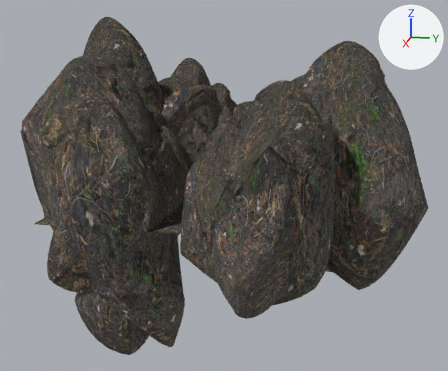
The glTF model Editor/assets/models/canyon/cave05.gltf: old version first, new version second.
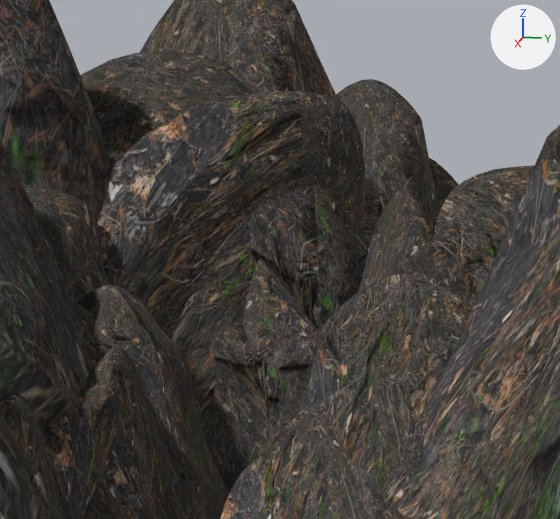
The first picture shows the older version from a 50 mm camera at (101.5, 20.6, 23.6) aimed at (0.7, 0.5, -1.6). The close-ups show both versions on the part from 31% to 58% of the width and 18% to 47% of the height of that picture; other places that the commit changed are outside them. The lights are fixed; the arrows at upper right show +X, +Y and +Z. Where no turn or scale is listed for an object, it has been applied to the vertices.

The older version as bpy lines, for what is in view:
```python
ob_rock_576 = bpy.data.objects.new('Rock.576', me_rock)
ob_rock_576.location = (10.95, -5.56, 1.02)
ob_rock_576.rotation_euler = (-3.102, 0.113, -1.132)  # degrees (-178, 6.5, -65)
ob_rock_576.scale = (8.0, 8.0, 8.0)
ob_rock_577 = bpy.data.objects.new('Rock.577', me_rock)
ob_rock_577.location = (9.73, -7.64, 0.01)
ob_rock_577.rotation_euler = (0.182, 3.095, 0.259)  # degrees (10, 177, 15)
ob_rock_577.scale = (8.42, 8.42, 8.42)
ob_rock_582 = bpy.data.objects.new('Rock.582', me_rock)
ob_rock_582.location = (-9.69, -7.51, 0.11)
ob_rock_582.rotation_euler = (-0.199, 3.002, 0.458)  # degrees (-11, 172, 26)
ob_rock_582.scale = (6.39, 6.39, 6.39)
ob_rock_583 = bpy.data.objects.new('Rock.583', me_rock)
ob_rock_583.location = (-10.65, -5.18, 0.75)
ob_rock_583.rotation_euler = (-0.0739, -2.924, -0.778)  # degrees (-4.2, -168, -45)
ob_rock_583.scale = (6.67, 6.67, 6.67)
ob_rock_590 = bpy.data.objects.new('Rock.590', me_rock)
ob_rock_590.location = (13.86, -3.77, 0.11)
ob_rock_590.rotation_euler = (-2.99, -0.0342, -1.345)  # degrees (-171, -2, -77)
ob_rock_590.scale = (4.53, 4.53, 4.53)
ob_rock_602 = bpy.data.objects.new('Rock.602', me_rock)
ob_rock_602.location = (-31.9, -5.62, 0.76)
ob_rock_602.rotation_euler = (0.08, -2.898, 0.741)  # degrees (4.6, -166, 42)
ob_rock_602.scale = (8.31, 8.31, 8.31)
ob_rock_607 = bpy.data.objects.new('Rock.607', me_rock)
ob_rock_607.location = (12.21, 8.12, 0.27)
ob_rock_607.rotation_euler = (-3.028, 0.0882, 0.408)  # degrees (-173, 5.1, 23)
ob_rock_607.scale = (11.9, 11.9, 11.9)
ob_rock_619 = bpy.data.objects.new('Rock.619', me_rock)
ob_rock_619.location = (-12.21, -8.12, 0.27)
ob_rock_619.rotation_euler = (0.113, 3.053, 0.408)  # degrees (6.5, 175, 23)
ob_rock_619.scale = (11.9, 11.9, 11.9)
ob_rock_630 = bpy.data.objects.new('Rock.630', me_rock)
ob_rock_630.location = (-25.46, -7.11, 0.98)
ob_rock_630.rotation_euler = (3.12, -0.353, 0.351)  # degrees (179, -20, 20)
ob_rock_630.scale = (11.6, 11.6, 11.6)
# also in view: 'Rock.642' at (-25.0, -11.8, 3.2); 'Rock.656' at (-9.1, -20.7, 6.4); 'Rock.919' at (0.1, 0.5, 3.8); 'Rock.615' at (16.7, -15.0, 6.5); 'Rock.2072' at (28.0, -5.5, 1.4)
```
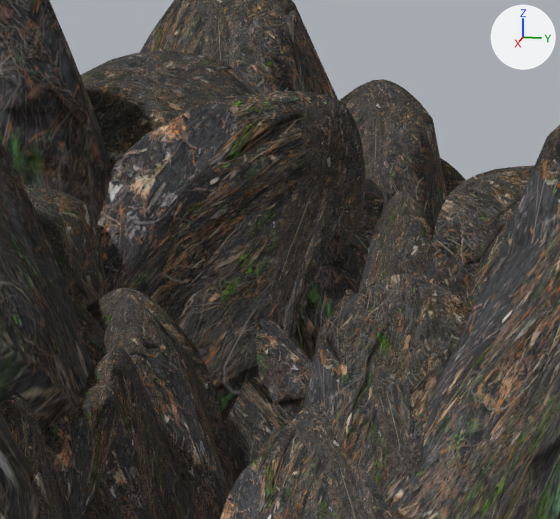
Boxes (x1, y1, x2, y2) around the edits, measured in the close-ups (560 x 519 px):
'Rock.619', moved, turned
    before: (250, 184, 362, 330)
    after: (214, 99, 360, 362)
'Rock.576', moved, turned
    before: (92, 285, 229, 514)
    after: (104, 292, 230, 519)
'Rock.630', moved
    before: (333, 79, 439, 230)
    after: (339, 79, 447, 230)
'Rock.583', moved, turned
    before: (243, 258, 319, 438)
    after: (255, 319, 312, 417)
'Rock.582', moved, turned
    before: (204, 323, 268, 471)
    after: (223, 377, 290, 469)
'Rock.577', moved, turned
    before: (77, 285, 208, 447)
    after: (86, 288, 234, 492)
'Rock.607', moved, turned (not visible before)
    after: (465, 199, 520, 303)
'Rock.602', moved
    before: (429, 158, 459, 214)
    after: (440, 158, 465, 197)
'Rock.590', unchanged, covered by the edit
    before: (175, 446, 221, 519)
    after: (184, 469, 212, 519)

Edits to the bpy script that builds the scene:
```text
Change ob_rock_576:
    ob_rock_576.location: (10.95, -5.56, 1.02) -> (11.67, -5.39, 1.02)
    ob_rock_576.rotation_euler: (-3.102, 0.113, -1.132) -> (-3.139, 0.108, -0.798)  # degrees (-178, 6.5, -65) -> degrees (-180, 6.2, -46)
Change ob_rock_577:
    ob_rock_577.location: (9.73, -7.64, 0.01) -> (10.18, -6.89, 0.01)
    ob_rock_577.rotation_euler: (0.182, 3.095, 0.259) -> (0.182, 3.095, 0.425)  # degrees (10, 177, 15) -> degrees (10, 177, 24)
Change ob_rock_582:
    ob_rock_582.location: (-9.69, -7.51, 0.11) -> (-10.16, -7.66, 0.11)
    ob_rock_582.rotation_euler: (-0.199, 3.002, 0.458) -> (-0.32, 2.922, 0.489)  # degrees (-11, 172, 26) -> degrees (-18, 167, 28)
Change ob_rock_583:
    ob_rock_583.location: (-10.65, -5.18, 0.75) -> (-11.68, -4.96, -0.44)
    ob_rock_583.rotation_euler: (-0.0739, -2.924, -0.778) -> (-0.0571, -2.778, -0.909)  # degrees (-4.2, -168, -45) -> degrees (-3.3, -159, -52)
Change ob_rock_602:
    ob_rock_602.location: (-31.9, -5.62, 0.76) -> (-31.9, -5.11, 0.76)
Change ob_rock_619:
    ob_rock_619.location: (-12.21, -8.12, 0.27) -> (-13.3, -8.12, 0.27)
    ob_rock_619.rotation_euler: (0.113, 3.053, 0.408) -> (0.042, 3.053, 0.236)  # degrees (6.5, 175, 23) -> degrees (2.4, 175, 14)
Change ob_rock_630:
    ob_rock_630.location: (-25.46, -7.11, 0.98) -> (-25.46, -6.6, 0.98)
Change ob_rock_607:
    ob_rock_607.location: (12.21, 8.12, 0.27) -> (14.06, 7.78, 0.27)
    ob_rock_607.rotation_euler: (-3.028, 0.0882, 0.408) -> (-3.025, 0.103, 0.0743)  # degrees (-173, 5.1, 23) -> degrees (-173, 5.9, 4.3)
```
